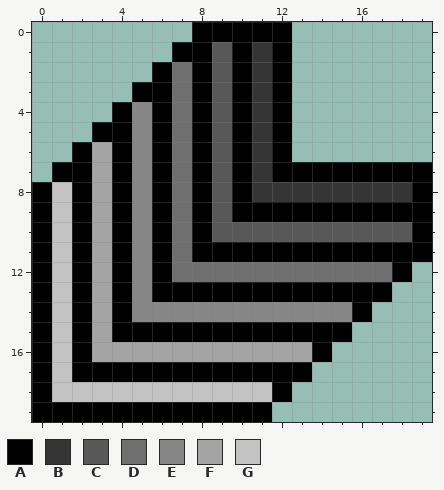
A pixel-art sprite gets an edit: src/main/resources/food/speed_decrease.png. This is how it looked before the edit.
The file is 20x20 pixels.
Palette (. is transparent): A #000000  B #353535  C #585858  D #6f6f6f  E #868686  F #a4a4a4  G #c3c3c3
Pixels before, first column x 0:
 0 ........AAAAA.......
 1 .......AACABA.......
 2 ......ADACABA.......
 3 .....AADACABA.......
 4 ....AEADACABA.......
 5 ...AAEADACABA.......
 6 ..AFAEADACABA.......
 7 .AAFAEADACABAAAAAAAA
 8 AGAFAEADACABBBBBBBBA
 9 AGAFAEADACAAAAAAAAAA
10 AGAFAEADACCCCCCCCCCA
11 AGAFAEADAAAAAAAAAAAA
12 AGAFAEADDDDDDDDDDDA.
13 AGAFAEAAAAAAAAAAAA..
14 AGAFAEEEEEEEEEEEA...
15 AGAFAAAAAAAAAAAA....
16 AGAFFFFFFFFFFFA.....
17 AGAAAAAAAAAAAA......
18 AGGGGGGGGGGGA.......
19 AAAAAAAAAAAA........
And afterwards:
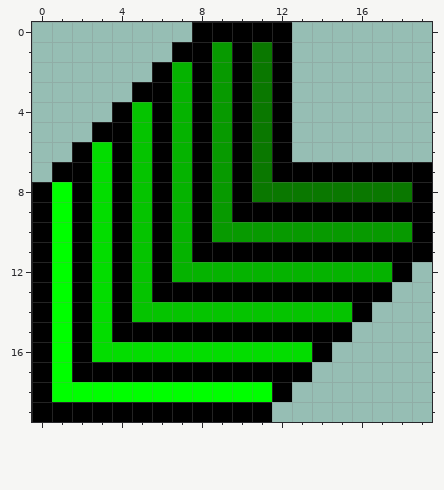
Change:
colour B: #353535 -> #0a7800
colour C: #585858 -> #079a00
colour D: #6f6f6f -> #05b300
colour E: #868686 -> #05c400
colour F: #a4a4a4 -> #03dd00
colour G: #c3c3c3 -> #00ff00
